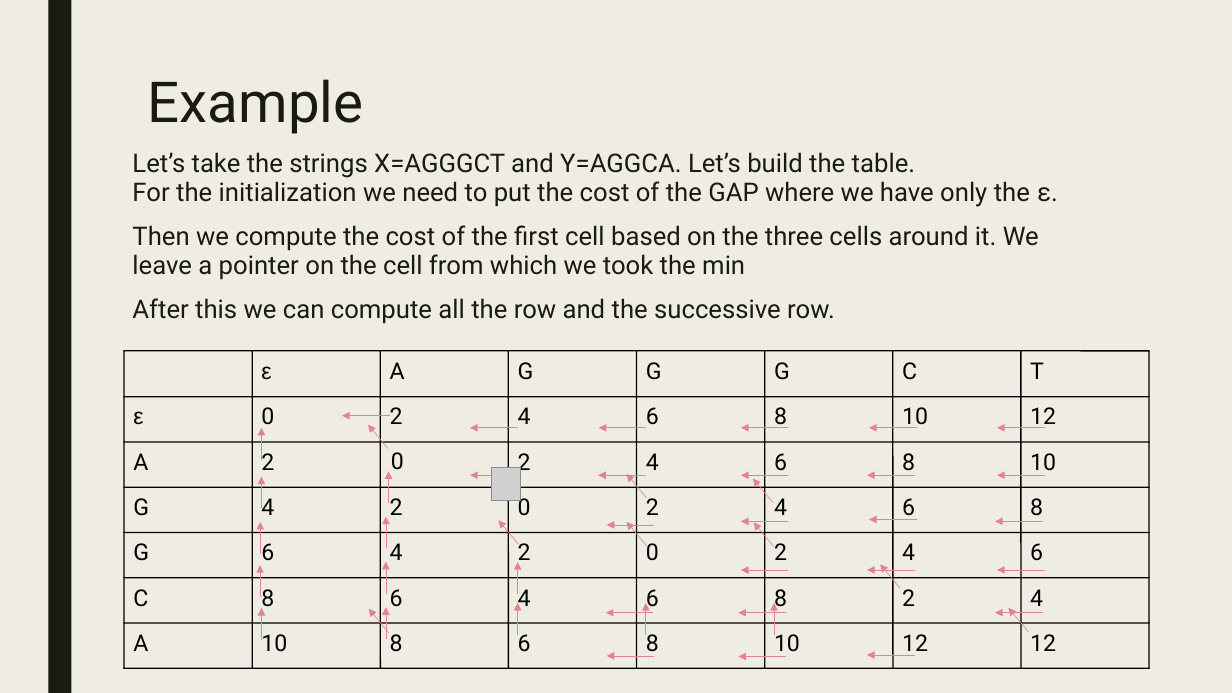
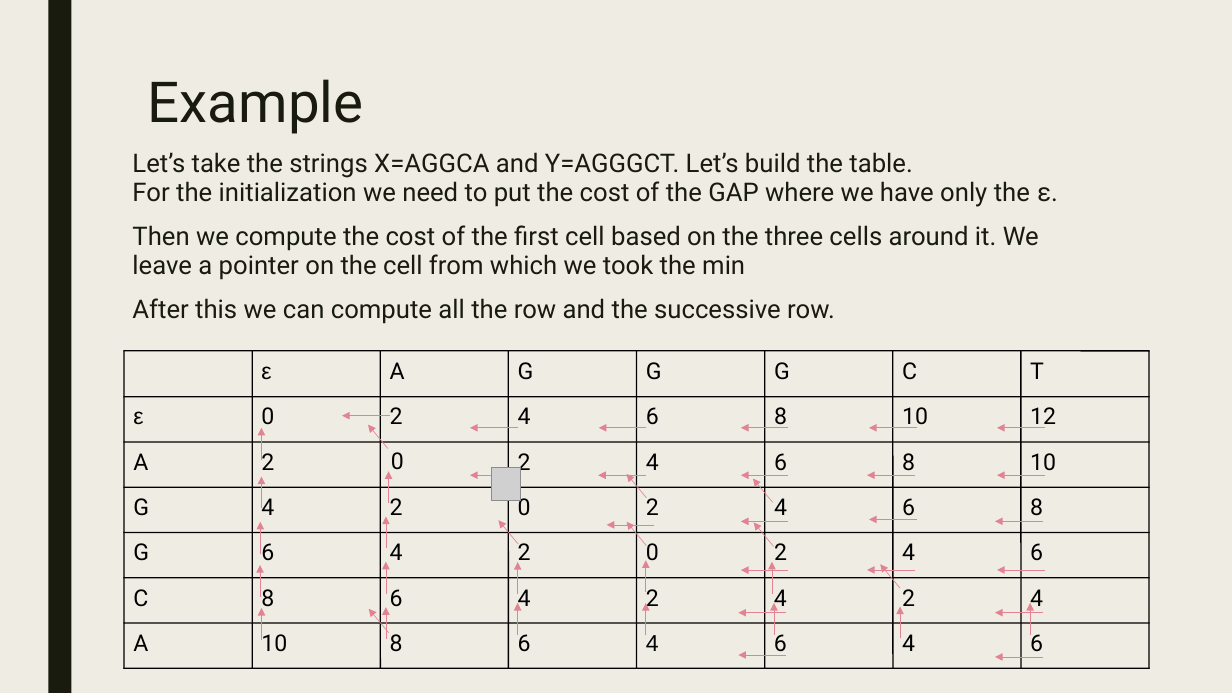
Before and after one commit to emanuelesantoro/DNAalignment, a slide deck: slide 9 of PresentazioneAAPP.pptx (slide 8 before the commit). Drawn at 1232x693 pixels with LibreOffice and Linux fonts; fonts in the diff are those of the drawing; grey boxes stand for pictures. Boxes give left, top, right and bottom in pixels: in the first picture for what was removed or moved away, otherwise in the second. Text is boxed around its words. In the diff, an @@ line names an element or a change of style, - is before the commit and + after.

Commit message:
Implementation of backTracking and minString

```diff
--- a/PresentazioneAAPP.pptx
+++ b/PresentazioneAAPP.pptx
@@ text at box(132, 152, 1058, 207): text changed @@
-Let’s take the strings X=AGGGCT and Y=AGGCA. Let’s build the table.
-For the initialization we need to put the cost of the GAP where we have only the ε.
+Let’s take the strings X=AGGCA and Y=AGGGCT. Let’s build the table.
+For the initialization we need to put the cost of the GAP where we have only the ε.
@@ arrow moved from (653, 613) - (606, 613) to (646, 592) - (646, 560) @@
@@ arrow added from (772, 593) to (772, 562), #E28394 0.5 pt @@
@@ text added at box(646, 589, 659, 611), 18 pt, text #000000 @@
+2
@@ text at box(774, 589, 787, 611): text changed @@
-8
+4
@@ text "6" rewrapped from box(646, 589, 659, 611) to box(774, 630, 787, 656) @@
@@ arrow added from (900, 639) to (900, 606), #E28394 0.5 pt @@
@@ arrow moved from (1029, 632) - (1008, 608) to (1031, 635) - (1031, 603) @@
@@ arrow removed from (654, 656) to (607, 656) @@
@@ text at box(646, 635, 659, 651): text changed; font Roboto to Arial @@
-8
+4
@@ arrow moved from (915, 655) - (867, 655) to (787, 655) - (738, 655) @@
@@ text removed at box(774, 630, 800, 652) @@
-10
@@ text at box(902, 634, 915, 651): text changed @@
-12
+4
@@ arrow moved from (787, 657) - (738, 657) to (1043, 657) - (995, 657) @@
@@ text at box(1030, 630, 1043, 652): text changed @@
-12
+6
```
Also in this commit, not shown: 1 other slide changed, 3 slides added, 3 other files.
